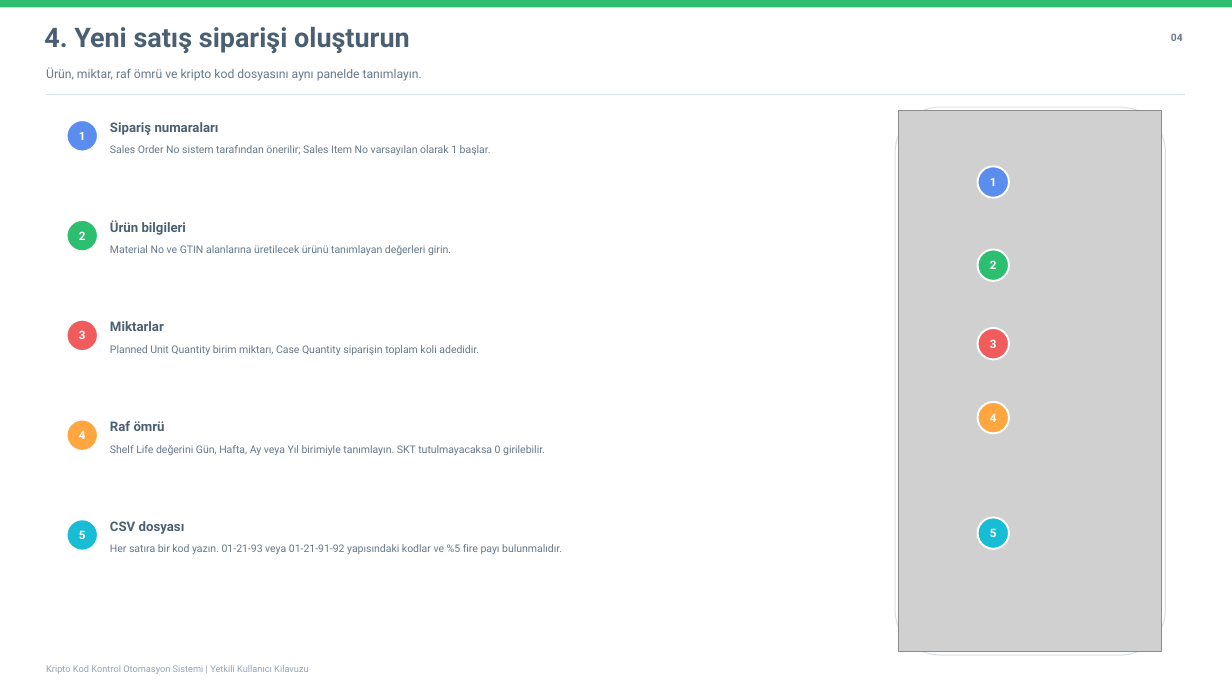
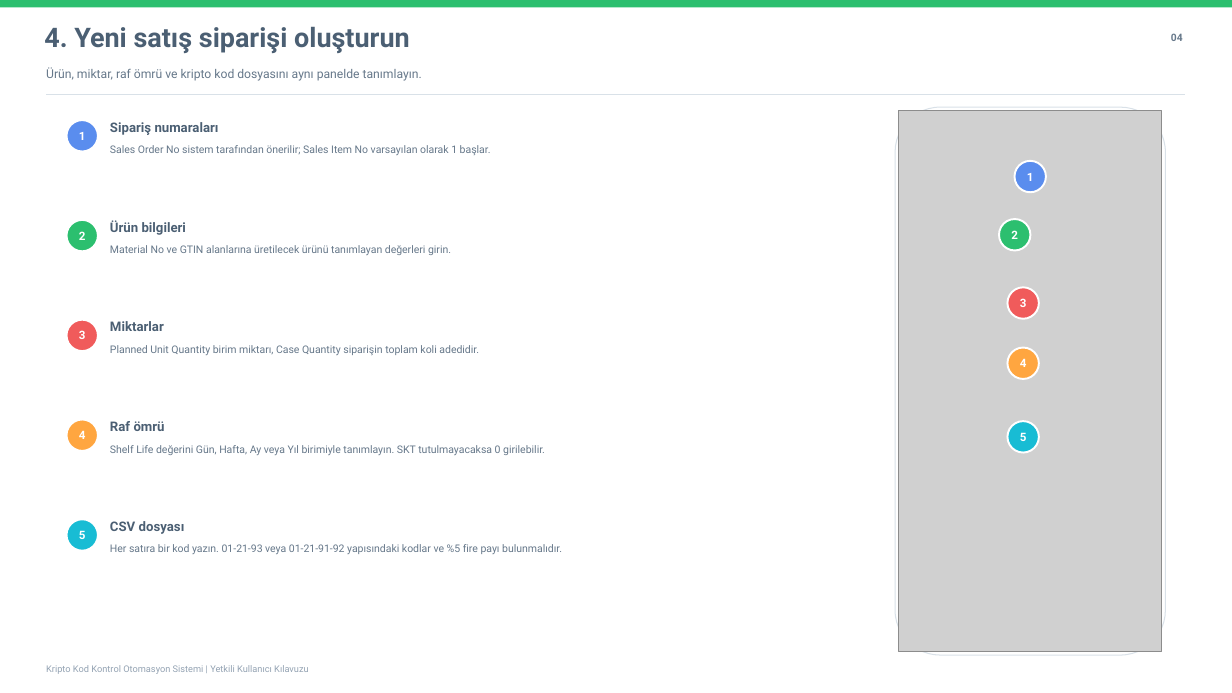
Before and after one commit to MesutKizilay/Public.CryptoCodeControlAutomation, a slide deck: slide 5 of docs/output/Kripto_Kod_Kontrol_Otomasyon_Sistemi_Yetkili_Kullanici_Kilavuzu.pptx. Drawn at 1232x693 pixels with LibreOffice and Linux fonts; fonts in the diff are those of the drawing; grey boxes stand for pictures. Boxes give left, top, right and bottom in pixels: in the first picture for what was removed or moved away, otherwise in the second. Text is boxed around its words. In the diff, an @@ line names an element or a change of style, - is before the commit and + after.

```diff
--- a/docs/output/Kripto_Kod_Kontrol_Otomasyon_Sistemi_Yetkili_Kullanici_Kilavuzu.pptx
+++ b/docs/output/Kripto_Kod_Kontrol_Otomasyon_Sistemi_Yetkili_Kullanici_Kilavuzu.pptx
@@ ellipse "1": place and size @@
-ellipse "1" at [978, 166, 1009, 198]
+ellipse "1" at [1015, 161, 1046, 192]
@@ ellipse "2": place and size @@
-ellipse "2" at [978, 250, 1009, 281]
+ellipse "2" at [999, 219, 1031, 250]
@@ ellipse "3": place and size @@
-ellipse "3" at [978, 328, 1009, 360]
+ellipse "3" at [1007, 287, 1039, 319]
@@ ellipse "4": place and size @@
-ellipse "4" at [978, 402, 1009, 433]
+ellipse "4" at [1007, 348, 1039, 379]
@@ ellipse "5": place and size @@
-ellipse "5" at [978, 518, 1009, 549]
+ellipse "5" at [1007, 421, 1039, 453]
```
Also in this commit, not shown: 13 other slides changed, 7 other files.
